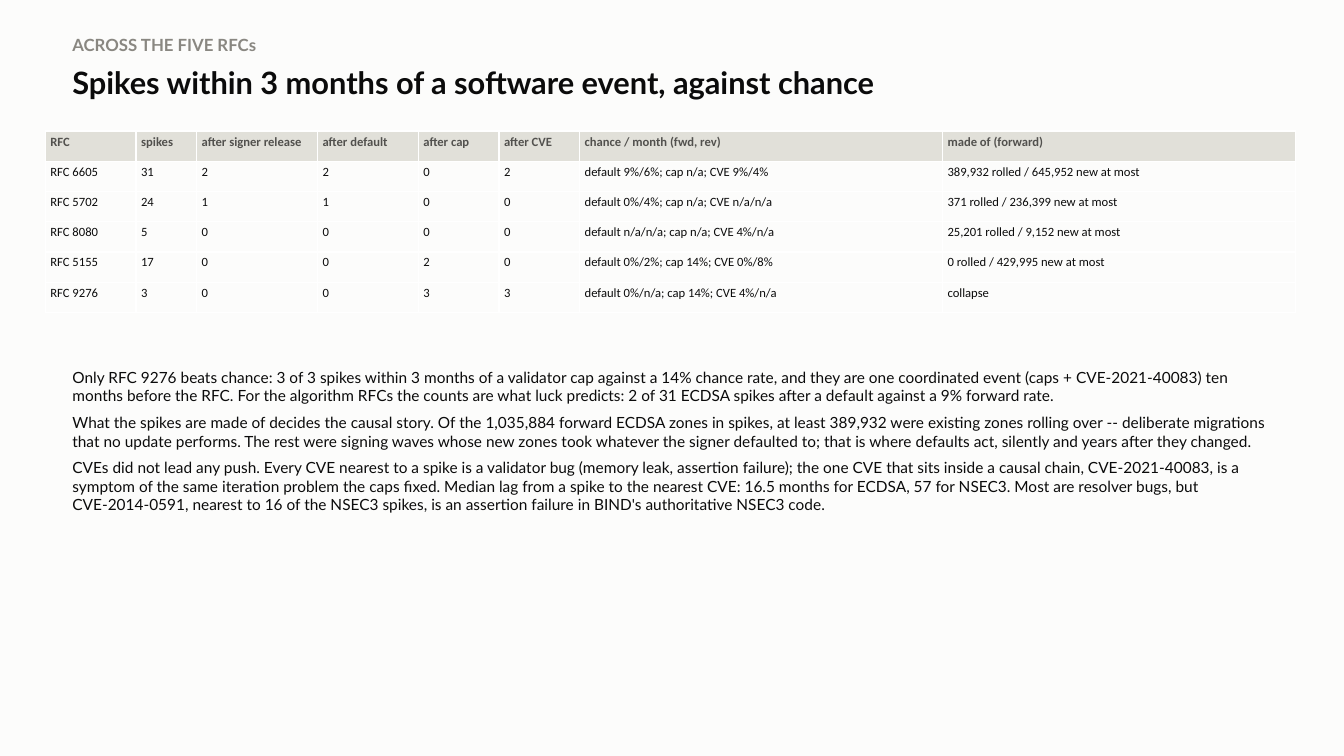
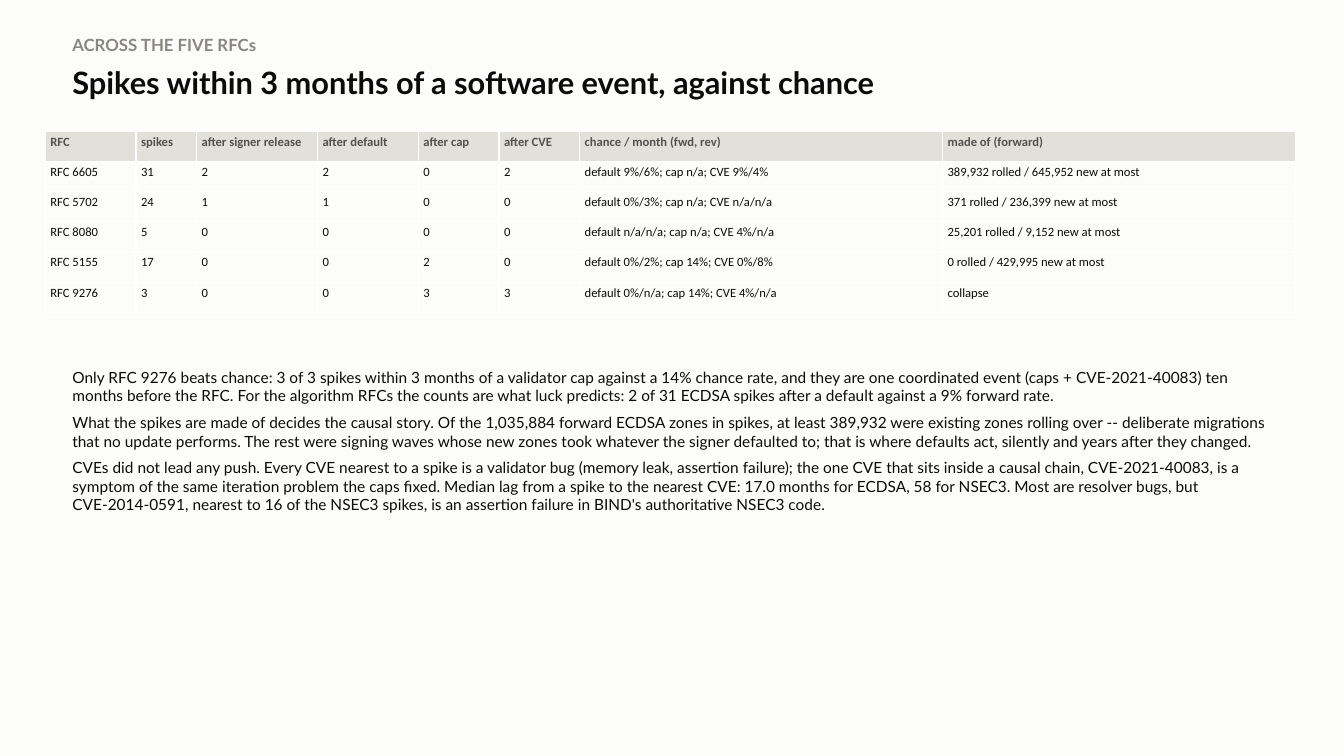
Before and after one commit to j776w781/rfc_adoption, a slide deck: slide 22 of out/analysis/dnssec_program_rfc_cases.pptx. Drawn at 1344x756 pixels with LibreOffice and Linux fonts; fonts in the diff are those of the drawing. Boxes give left, top, right and bottom in pixels: in the first picture for what was removed or moved away, otherwise in the second. Text is boxed around its words. In the diff, an @@ line names an element or a change of style, - is before the commit and + after.

```diff
--- a/out/analysis/dnssec_program_rfc_cases.pptx
+++ b/out/analysis/dnssec_program_rfc_cases.pptx
@@ table at bbox=[45, 131, 1296, 313] @@
-row 3, column 7: default 0%/4%; cap n/a; CVE n/a/n/a
+row 3, column 7: default 0%/3%; cap n/a; CVE n/a/n/a
@@ text at bbox=[72, 461, 1239, 513]: text changed @@
-CVEs did not lead any push. Every CVE nearest to a spike is a validator bug (memory leak, assertion failure); the one CVE that sits inside a causal chain, CVE-2021-40083, is a symptom of the same iteration problem the caps fixed. Median lag from a spike to the nearest CVE: 16.5 months for ECDSA, 57 for NSEC3. Most are resolver bugs, but CVE-2014-0591, nearest to 16 of the NSEC3 spikes, is an assertion failure in BIND's authoritative NSEC3 code.
+CVEs did not lead any push. Every CVE nearest to a spike is a validator bug (memory leak, assertion failure); the one CVE that sits inside a causal chain, CVE-2021-40083, is a symptom of the same iteration problem the caps fixed. Median lag from a spike to the nearest CVE: 17.0 months for ECDSA, 58 for NSEC3. Most are resolver bugs, but CVE-2014-0591, nearest to 16 of the NSEC3 spikes, is an assertion failure in BIND's authoritative NSEC3 code.
```
Also in this commit, not shown: 2 other slides changed, 18 other files.
